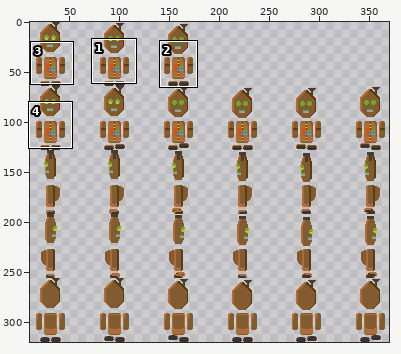
A pixel-art file gets an edit: Data/__RAW/actors/player.ase. The picture above shows the old version from afar; the outline marks the close-up.
Close-up. Before the commit:
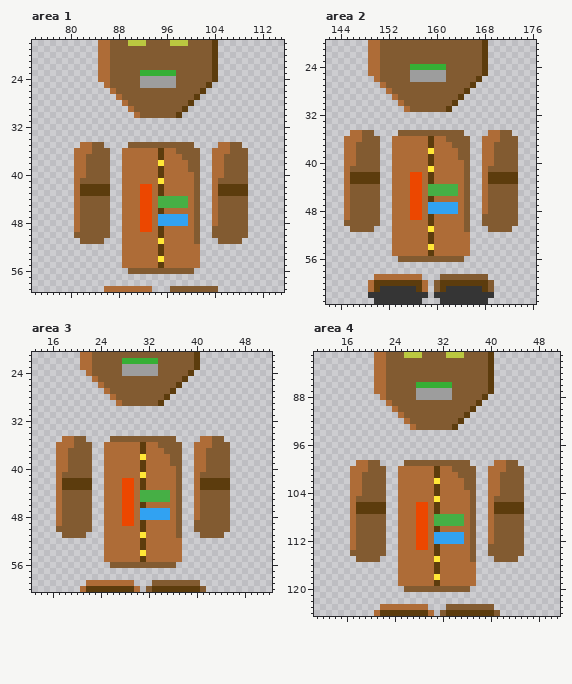
384x320 pixels, 1 frame. Shown: area 1: x 74..115, y 18..59; area 2: x 142..176, y 20..63; area 3: x 13..52, y 21..60; area 4: x 11..51, y 81..124. The wide view leaves out empty margins. The commit also changed other parts of the picture, which this record leaves out.
Once edited:
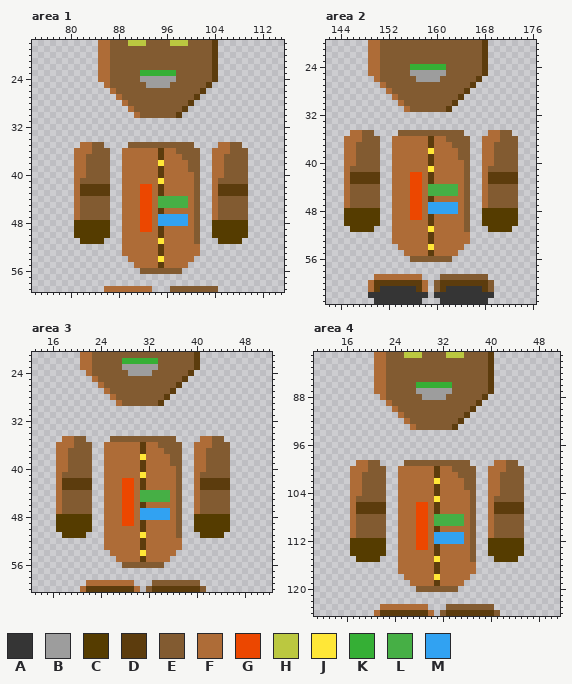
Palette (. is transparent): A #353535  B #9d9d9d  C #553c00  D #5c3c0d  E #825b31  F #ae6c37  G #ec4700  H #bbc840  J #ffe737  K #35af35  L #46af45  M #31a2f2
Edits made:
--- area 1
@@ x 90..99 @@
 24 EEBBBBBBEE
-25 EEBBBBBBEE
+25 EEEBBBBEEE
 26 EEEEEEEEEE
@@ x 74..115 @@
 47 .......FEEEEE..FFFGGFMMMMMFE..FEEEEE......
-48 .......FEEEEE..FFFGGFMMMMMFE..FEEEEE......
-49 .......FEEEEE..FFFGGFDFFFFFE..EEEEEE......
-50 .......EEEEEE..FFFFFFDFFFFFE..EEEEEE......
-51 ........EEEE...FFFFFFJFFFFFE...EEEE.......
+48 .......CCCCCC..FFFGGFMMMMMFE..CCCCCC......
+49 .......CCCCCC..FFFGGFDFFFFFE..CCCCCC......
+50 .......CCCCCC..FFFFFFDFFFFFE..CCCCCC......
+51 ........CCCC...FFFFFFJFFFFFE...CCCC.......
 52 ...............FFFFFFDFFFFFF..............
 53 ...............FFFFFFDFFFFFF..............
-54 ...............FFFFFFJFFFFFF..............
-55 ...............FFFFFFDFFFFFF..............
-56 ................EEEEEEEEEEE...............
+54 ................FFFFFJFFFFF...............
+55 .................FFFFDFFFF................
+56 ..................EEEEEEE.................
 57 ..........................................
--- area 2
@@ x 154..163 @@
 25 EEBBBBBBEE
-26 EEBBBBBBEE
+26 EEEBBBBEEE
 27 EEEEEEEEEE
@@ x 142..176 @@
 47 ...FEEEEE..FFFGGFMMMMMFE..FEEEEE...
-48 ...FEEEEE..FFFGGFMMMMMFE..FEEEEE...
-49 ...FEEEEE..FFFGGFDFFFFFE..EEEEEE...
-50 ...EEEEEE..FFFFFFDFFFFFE..EEEEEE...
-51 ....EEEE...FFFFFFJFFFFFE...EEEE....
+48 ...CCCCCC..FFFGGFMMMMMFE..CCCCCC...
+49 ...CCCCCC..FFFGGFDFFFFFE..CCCCCC...
+50 ...CCCCCC..FFFFFFDFFFFFE..CCCCCC...
+51 ....CCCC...FFFFFFJFFFFFE...CCCC....
 52 ...........FFFFFFDFFFFFF...........
 53 ...........FFFFFFDFFFFFF...........
-54 ...........FFFFFFJFFFFFF...........
-55 ...........FFFFFFDFFFFFF...........
-56 ............EEEEEEEEEEE............
+54 ............FFFFFJFFFFF............
+55 .............FFFFDFFFF.............
+56 ..............EEEEEEE..............
 57 ...................................
--- area 3
@@ x 26..35 @@
 23 EEBBBBBBEE
-24 EEBBBBBBEE
+24 EEEBBBBEEE
 25 EEEEEEEEEE
@@ x 13..52 @@
 47 ....FEEEEE..FFFGGFMMMMMFE..FEEEEE.......
-48 ....FEEEEE..FFFGGFMMMMMFE..FEEEEE.......
-49 ....FEEEEE..FFFGGFDFFFFFE..EEEEEE.......
-50 ....EEEEEE..FFFFFFDFFFFFE..EEEEEE.......
-51 .....EEEE...FFFFFFJFFFFFE...EEEE........
+48 ....CCCCCC..FFFGGFMMMMMFE..CCCCCC.......
+49 ....CCCCCC..FFFGGFDFFFFFE..CCCCCC.......
+50 ....CCCCCC..FFFFFFDFFFFFE..CCCCCC.......
+51 .....CCCC...FFFFFFJFFFFFE...CCCC........
 52 ............FFFFFFDFFFFFF...............
 53 ............FFFFFFDFFFFFF...............
-54 ............FFFFFFJFFFFFF...............
-55 ............FFFFFFDFFFFFF...............
-56 .............EEEEEEEEEEE................
+54 .............FFFFFJFFFFF................
+55 ..............FFFFDFFFF.................
+56 ...............EEEEEEE..................
 57 ........................................
--- area 4
@@ x 26..35 @@
  87 EEBBBBBBEE
- 88 EEBBBBBBEE
+ 88 EEEBBBBEEE
  89 EEEEEEEEEE
@@ x 11..51 @@
 111 ......FEEEEE..FFFGGFMMMMMFE..FEEEEE......
-112 ......FEEEEE..FFFGGFMMMMMFE..FEEEEE......
-113 ......FEEEEE..FFFGGFDFFFFFE..EEEEEE......
-114 ......EEEEEE..FFFFFFDFFFFFE..EEEEEE......
-115 .......EEEE...FFFFFFJFFFFFE...EEEE.......
+112 ......CCCCCC..FFFGGFMMMMMFE..CCCCCC......
+113 ......CCCCCC..FFFGGFDFFFFFE..CCCCCC......
+114 ......CCCCCC..FFFFFFDFFFFFE..CCCCCC......
+115 .......CCCC...FFFFFFJFFFFFE...CCCC.......
 116 ..............FFFFFFDFFFFFF..............
 117 ..............FFFFFFDFFFFFF..............
-118 ..............FFFFFFJFFFFFF..............
-119 ..............FFFFFFDFFFFFF..............
-120 ...............EEEEEEEEEEE...............
+118 ...............FFFFFJFFFFF...............
+119 ................FFFFDFFFF................
+120 .................EEEEEEE.................
 121 .........................................
